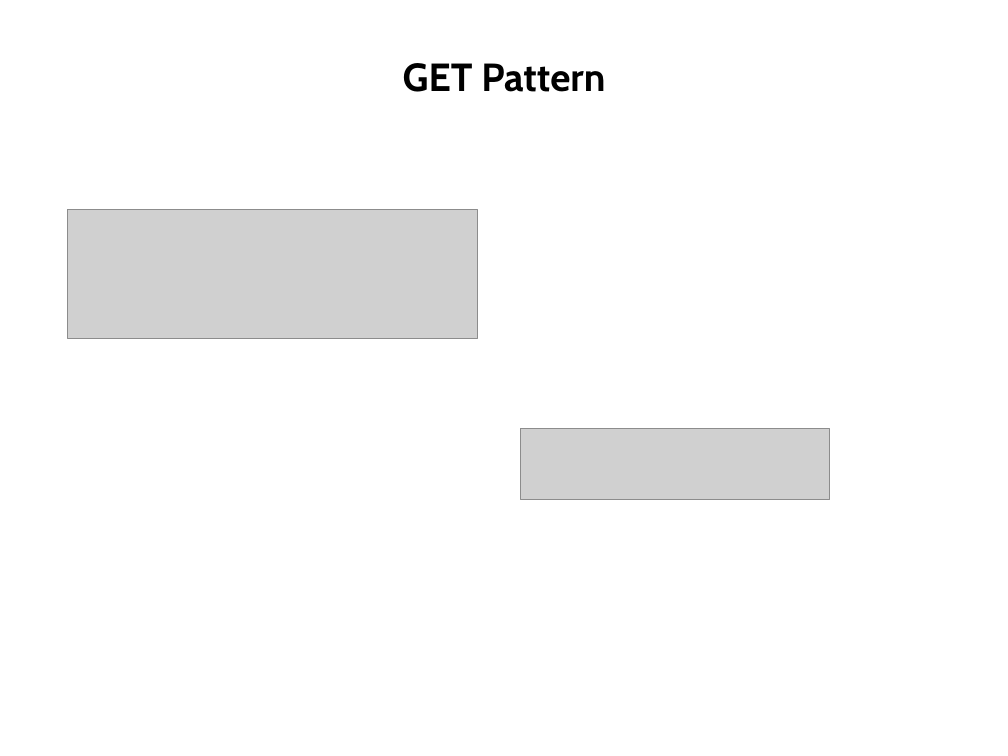
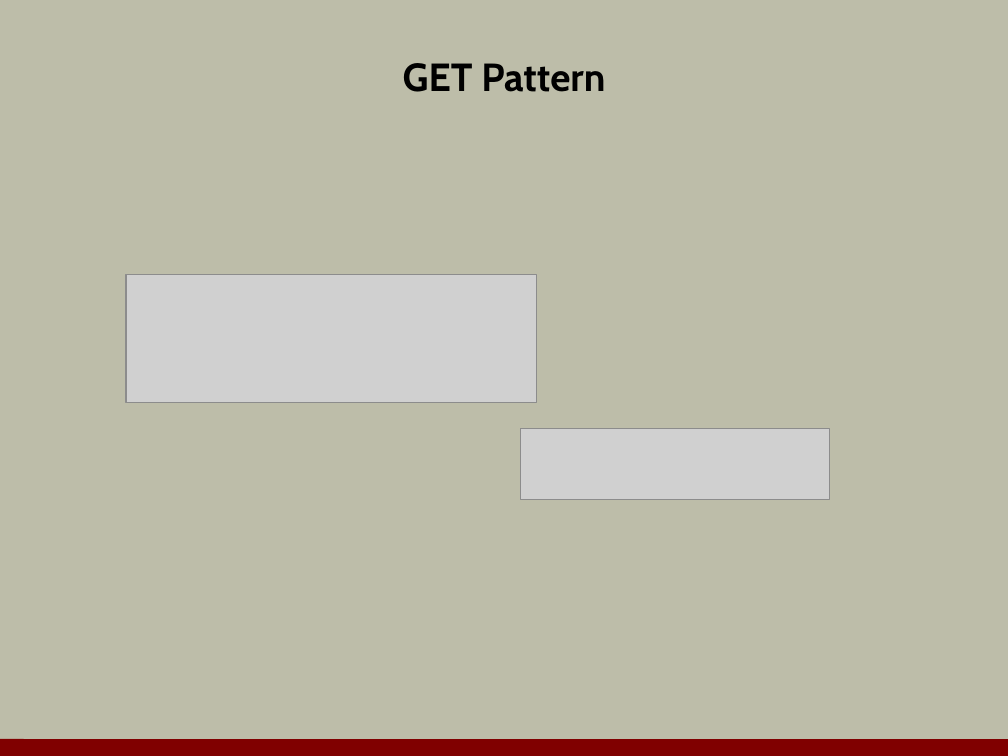
Before and after one commit to OdeToCode/classes, a slide deck: slide 9 of mvc/slides/14_webapi.pptx. Drawn at 1008x756 pixels with LibreOffice and Linux fonts; fonts in the diff are those of the drawing; grey boxes stand for pictures; background and template pictures are left out. Boxes give left, top, right and bottom in pixels: in the first picture for what was removed or moved away, otherwise in the second. Text is boxed around its words. In the diff, an @@ line names an element or a change of style, - is before the commit and + after.

```diff
--- a/mvc/slides/14_webapi.pptx
+++ b/mvc/slides/14_webapi.pptx
@@ background #FFFFFF to #BDBDA9 @@
@@ picture: place and size @@
-picture at (68,210,478,338)
+picture at (126,274,536,402)
@@ line added from (0, 747) to (1008, 748), #800000 12 pt @@
```
Also in this commit, not shown: 14 other slides changed.
